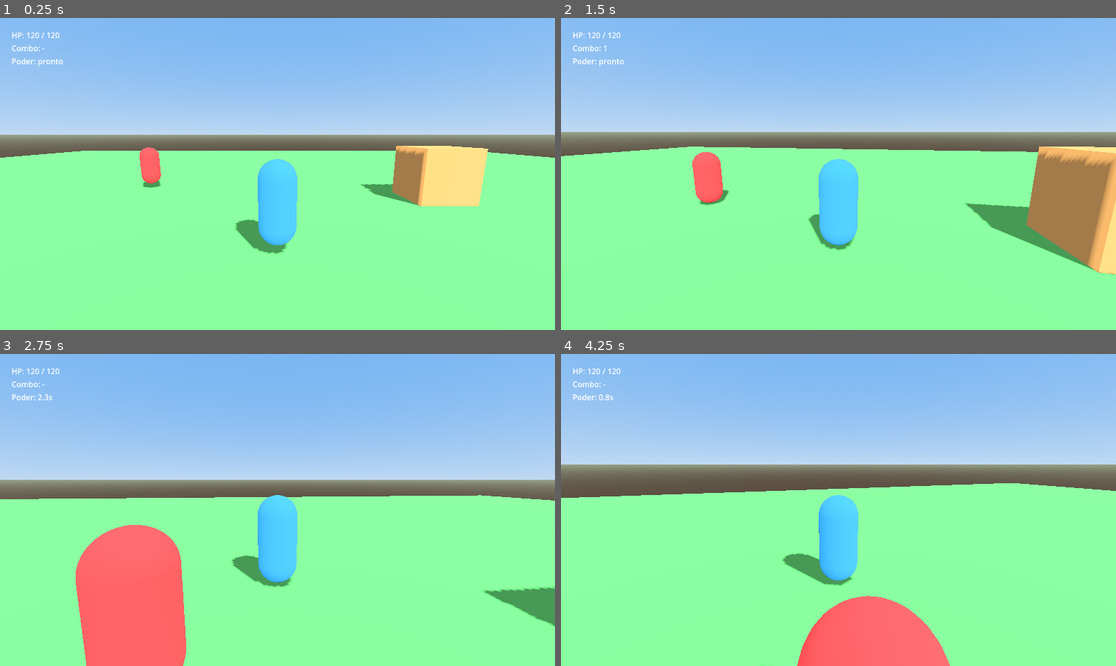
Above: before the commit, frames 1-4 (two rows, left to right).
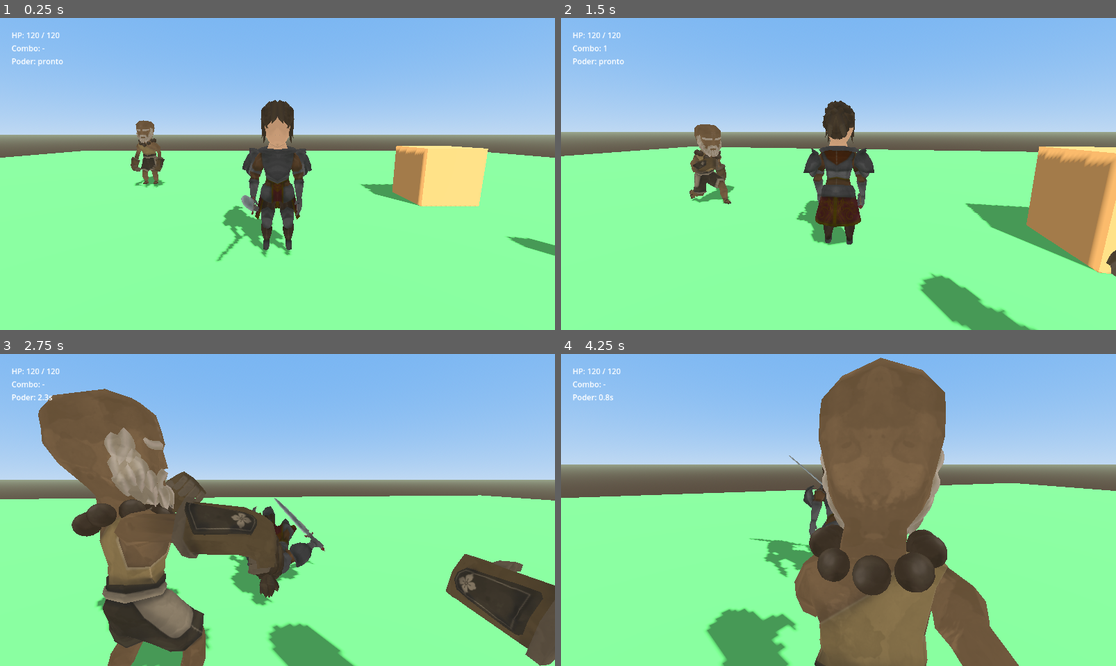
Above: after the commit, the same moments.

Repository: keshreact-afk/jogo-godot
Game: Godot game, scene res://scenes/Main.tscn
Two runs of this game, one before a commit and one after it. Both use one fixed random seed, a clock stepped at 60 frames per second and the inputs below.
Inputs (mouse positions are in pixels of both pictures, inside the frame that each line leads up to):
- Up to frame 1 (0.25 s): no input
- Up to frame 2 (1.5 s): move the mouse to (866, 174) at 0.52 s; press the mouse at (866, 174) at 0.53 s; hold W (move_forward) from 0.53 s (still down); tap Space (jump) at 0.77 s; move the mouse to (810, 174) at 1.27 s; release the mouse at (810, 174) at 1.28 s; click (810, 174) at 1.35 s
- Up to frame 3 (2.75 s): keep holding W (move_forward); tap Space (jump) at 1.52 s; move the mouse to (288, 503) at 2.02 s; hold Right mouse button (power_1) from 2.03 s (still down); click (288, 503) at 2.3 s
- Up to frame 4 (4.25 s): keep holding W (move_forward); move the mouse to (832, 516) at 2.77 s; release Right mouse button (power_1) at 2.78 s; click (832, 516) at 2.85 s; tap Space (jump) at 3.02, 3.77 s; move the mouse to (877, 513) at 3.52 s; press the mouse at (877, 513) at 3.53 s

The runs differ from the first frame. In frame 1, 5.2% of the frame differs, in the area x 23-100%, y 26-78%; in frame 2, 6.7%; in frame 3, 27%, in the area x 6-100%, y 11-100%; in frame 4, 27%.

Commit message:
Integra personagens animados (Quaternius, CC0) no lugar dos placeholders
Substitui as cápsulas/caixas de teste pelo modelo de personagem
definitivo em ambos, jogador e inimigo:

- Jogador usa o "Warrior" (guerreiro com espada) do pack RPG Characters
  da Quaternius (CC0 — ver CREDITS.md)
- Inimigo comum usa o "Monk" (monge desarmado) do mesmo pack
- Novo PlayerAnimation.gd / EnemyAnimation.gd: troca as animações
  automaticamente conforme o estado (parado, correndo, golpe de combo,
  poder, dano, morte), ligado aos sinais que já existiam no combate
- Combo agora usa os golpes reais do modelo: Sword_Attack, Sword_Attack2
  e Punch; o poder usa a animação Roll
- Inimigo alterna Attack/Attack2 e RecieveHit/RecieveHit_2 pra variar
- Adicionado @export model_facing_offset_degrees no Player.gd e no
  Enemy.gd — caso o personagem apareça de costas/de lado ao abrir no
  editor (não dá pra confirmar visualmente sem GPU/tela por aqui), é só
  ajustar esse valor (0 ou 180) em vez de mexer na lógica de movimento

Validado headless: reimportei o projeto do zero, chequei que os nós e
todos os nomes de animação usados no código batem exatamente com o que
o glTF importado expõe, e rodei o jogo de ponta a ponta sem erros nem
avisos.

Co-Authored-By: Claude Sonnet 5 <noreply@anthropic.com>
Claude-Session: https://claude.ai/code/session_011C1hrfUQtnwLmxJYy8tad6

Diff:
--- a/scenes/enemies/Enemy.tscn
+++ b/scenes/enemies/Enemy.tscn
@@ -1,19 +1,13 @@
-[gd_scene load_steps=8 format=3]
+[gd_scene load_steps=7 format=3]
 
 [ext_resource type="Script" path="res://scripts/enemies/Enemy.gd" id="1"]
 [ext_resource type="Script" path="res://scripts/common/Health.gd" id="2"]
+[ext_resource type="Script" path="res://scripts/enemies/EnemyAnimation.gd" id="3"]
+[ext_resource type="PackedScene" path="res://assets/characters/monk.gltf" id="4"]
 
 [sub_resource type="CapsuleShape3D" id="CapsuleShape3D_body"]
 radius = 0.4
 height = 1.7
-
-[sub_resource type="CapsuleMesh" id="CapsuleMesh_body"]
-radius = 0.4
-height = 1.7
-
-[sub_resource type="StandardMaterial3D" id="StandardMaterial3D_enemy"]
-albedo_color = Color(0.85, 0.25, 0.25, 1)
-diffuse_mode = 2
 
 [sub_resource type="BoxShape3D" id="BoxShape3D_attack"]
 size = Vector3(1.1, 1.2, 1.2)
@@ -26,13 +20,12 @@
 collision_mask = 1
 script = ExtResource("1")
 
-[node name="Model" type="MeshInstance3D" parent="."]
-position = Vector3(0, 0.85, 0)
-mesh = SubResource("CapsuleMesh_body")
-surface_material_override/0 = SubResource("StandardMaterial3D_enemy")
+[node name="Model" type="Node3D" parent="."]
+
+[node name="MonkModel" parent="Model" instance=ExtResource("4")]
 
 [node name="AttackArea" type="Area3D" parent="Model"]
-position = Vector3(0, 0.2, -0.9)
+position = Vector3(0, 1, -0.8)
 monitoring = true
 monitorable = false
 collision_layer = 0
@@ -58,3 +51,6 @@
 [node name="Health" type="Node" parent="."]
 script = ExtResource("2")
 max_health = 40.0
+
+[node name="Animation" type="Node" parent="."]
+script = ExtResource("3")
--- a/scenes/player/Player.tscn
+++ b/scenes/player/Player.tscn
@@ -1,20 +1,14 @@
-[gd_scene load_steps=8 format=3]
+[gd_scene load_steps=7 format=3]
 
 [ext_resource type="Script" path="res://scripts/player/Player.gd" id="1"]
 [ext_resource type="Script" path="res://scripts/player/PlayerCombat.gd" id="2"]
 [ext_resource type="Script" path="res://scripts/common/Health.gd" id="3"]
+[ext_resource type="Script" path="res://scripts/player/PlayerAnimation.gd" id="4"]
+[ext_resource type="PackedScene" path="res://assets/characters/warrior.gltf" id="5"]
 
 [sub_resource type="CapsuleShape3D" id="CapsuleShape3D_body"]
 radius = 0.4
 height = 1.8
-
-[sub_resource type="CapsuleMesh" id="CapsuleMesh_body"]
-radius = 0.4
-height = 1.8
-
-[sub_resource type="StandardMaterial3D" id="StandardMaterial3D_player"]
-albedo_color = Color(0.2, 0.55, 0.95, 1)
-diffuse_mode = 2
 
 [sub_resource type="BoxShape3D" id="BoxShape3D_hitbox"]
 size = Vector3(1.1, 1.2, 1.3)
@@ -24,13 +18,12 @@
 collision_mask = 1
 script = ExtResource("1")
 
-[node name="Model" type="MeshInstance3D" parent="."]
-position = Vector3(0, 0.9, 0)
-mesh = SubResource("CapsuleMesh_body")
-surface_material_override/0 = SubResource("StandardMaterial3D_player")
+[node name="Model" type="Node3D" parent="."]
+
+[node name="WarriorModel" parent="Model" instance=ExtResource("5")]
 
 [node name="AttackHitbox" type="Area3D" parent="Model"]
-position = Vector3(0, 0.2, -0.9)
+position = Vector3(0, 1, -0.8)
 monitoring = false
 monitorable = false
 collision_layer = 0
@@ -61,3 +54,6 @@
 
 [node name="Combat" type="Node" parent="."]
 script = ExtResource("2")
+
+[node name="Animation" type="Node" parent="."]
+script = ExtResource("4")
--- a/scripts/enemies/Enemy.gd
+++ b/scripts/enemies/Enemy.gd
@@ -12,6 +12,9 @@
 @export var attack_cooldown: float = 1.2
 @export var attack_range: float = 1.6
 @export var respawn_time: float = 4.0
+## Se o personagem aparecer de costas/de lado em relação a pra onde anda,
+## ajuste aqui (normalmente 0 ou 180) em vez de mexer no cálculo abaixo.
+@export var model_facing_offset_degrees: float = 0.0
 
 var gravity: float = ProjectSettings.get_setting("physics/3d/default_gravity", 9.8)
 var state: State = State.IDLE
@@ -24,6 +27,7 @@
 @onready var health: Health = $Health as Health
 @onready var detection_area: Area3D = $DetectionArea as Area3D
 @onready var attack_area: Area3D = $Model/AttackArea as Area3D
+@onready var animation: EnemyAnimation = $Animation as EnemyAnimation
 
 
 func _ready() -> void:
@@ -70,7 +74,7 @@
 	var dir := to_player.normalized()
 	velocity.x = dir.x * move_speed
 	velocity.z = dir.z * move_speed
-	var target_angle := atan2(dir.x, dir.z)
+	var target_angle := atan2(dir.x, dir.z) + deg_to_rad(model_facing_offset_degrees)
 	model.rotation.y = lerp_angle(model.rotation.y, target_angle, 10.0 * delta)
 
 
@@ -78,6 +82,7 @@
 	if _attack_timer > 0.0:
 		return
 	_attack_timer = attack_cooldown
+	animation.play_attack()
 	for body in attack_area.get_overlapping_bodies():
 		_apply_attack_damage(body)
 	await get_tree().create_timer(0.3).timeout
@@ -117,6 +122,7 @@
 	await get_tree().create_timer(respawn_time).timeout
 	global_position = _spawn_position
 	health.reset()
+	animation.reset()
 	visible = true
 	collision_layer = 4
 	collision_mask = 1
--- /dev/null
+++ b/scripts/enemies/EnemyAnimation.gd
@@ -0,0 +1,76 @@
+extends Node
+class_name EnemyAnimation
+## Toca as animações do inimigo comum (Monk, do pack CC0 da Quaternius —
+## ver CREDITS.md): parado, perseguindo, atacando, tomando dano e morrendo.
+
+const ATTACK_ANIMATIONS: Array[String] = ["Attack", "Attack2"]
+const HIT_ANIMATIONS: Array[String] = ["RecieveHit", "RecieveHit_2"]
+const DEATH_ANIMATION := "Death"
+const MOVE_ANIMATION := "Run"
+const IDLE_ANIMATION := "Idle"
+const MOVE_SPEED_THRESHOLD := 0.5
+
+@onready var enemy: CharacterBody3D = get_parent() as CharacterBody3D
+@onready var anim_player: AnimationPlayer = (
+	enemy.get_node("Model/MonkModel/AnimationPlayer") as AnimationPlayer
+)
+@onready var health: Health = enemy.get_node("Health") as Health
+
+var _action_playing: bool = false
+var _attack_index: int = 0
+var _hit_index: int = 0
+
+
+func _ready() -> void:
+	health.damaged.connect(_on_damaged)
+	health.died.connect(_on_died)
+	anim_player.animation_finished.connect(_on_animation_finished)
+
+	for anim_name in ATTACK_ANIMATIONS + HIT_ANIMATIONS + [DEATH_ANIMATION]:
+		var anim := anim_player.get_animation(anim_name)
+		if anim:
+			anim.loop_mode = Animation.LOOP_NONE
+
+	anim_player.play(IDLE_ANIMATION)
+
+
+func _process(_delta: float) -> void:
+	if _action_playing:
+		return
+
+	var horizontal_speed := Vector2(enemy.velocity.x, enemy.velocity.z).length()
+	var target := MOVE_ANIMATION if horizontal_speed > MOVE_SPEED_THRESHOLD else IDLE_ANIMATION
+	if anim_player.current_animation != target or not anim_player.is_playing():
+		anim_player.play(target)
+
+
+func play_attack() -> void:
+	var animation_name: String = ATTACK_ANIMATIONS[_attack_index]
+	_attack_index = (_attack_index + 1) % ATTACK_ANIMATIONS.size()
+	_play_action(animation_name)
+
+
+func reset() -> void:
+	_action_playing = false
+	anim_player.play(IDLE_ANIMATION)
+
+
+func _on_damaged(_amount: float, current: float) -> void:
+	if current <= 0.0:
+		return
+	var animation_name: String = HIT_ANIMATIONS[_hit_index]
+	_hit_index = (_hit_index + 1) % HIT_ANIMATIONS.size()
+	_play_action(animation_name)
+
+
+func _on_died() -> void:
+	_play_action(DEATH_ANIMATION)
+
+
+func _play_action(animation_name: String) -> void:
+	_action_playing = true
+	anim_player.play(animation_name)
+
+
+func _on_animation_finished(_anim_name: StringName) -> void:
+	_action_playing = false
--- a/scripts/player/Player.gd
+++ b/scripts/player/Player.gd
@@ -9,6 +9,9 @@
 @export var turn_speed: float = 12.0
 @export var camera_pitch_min_degrees: float = -60.0
 @export var camera_pitch_max_degrees: float = 20.0
+## Se o personagem aparecer de costas/de lado em relação a pra onde anda,
+## ajuste aqui (normalmente 0 ou 180) em vez de mexer no cálculo abaixo.
+@export var model_facing_offset_degrees: float = 0.0
 
 var gravity: float = ProjectSettings.get_setting("physics/3d/default_gravity", 9.8)
 
@@ -92,7 +95,7 @@
 	if move_dir.length() > 0.01:
 		velocity.x = move_dir.x * move_speed
 		velocity.z = move_dir.z * move_speed
-		var target_angle := atan2(move_dir.x, move_dir.z)
+		var target_angle := atan2(move_dir.x, move_dir.z) + deg_to_rad(model_facing_offset_degrees)
 		model.rotation.y = lerp_angle(model.rotation.y, target_angle, turn_speed * delta)
 	else:
 		velocity.x = move_toward(velocity.x, 0.0, move_speed)
--- /dev/null
+++ b/scripts/player/PlayerAnimation.gd
@@ -0,0 +1,83 @@
+extends Node
+class_name PlayerAnimation
+## Toca as animações do personagem (Warrior, do pack CC0 da Quaternius —
+## ver CREDITS.md) de acordo com o estado do jogador: parado, andando,
+## golpe de combo, poder, dano e morte.
+##
+## Se o personagem aparecer virado pro lado errado ao andar, ajuste
+## `model_facing_offset_degrees` no Player.gd (que é quem controla a
+## rotação do nó Model) em vez de mexer neste script.
+
+const COMBO_ANIMATIONS: Array[String] = ["Sword_Attack", "Sword_Attack2", "Punch"]
+const POWER_ANIMATION := "Roll"
+const HIT_ANIMATION := "RecieveHit"
+const DEATH_ANIMATION := "Death"
+const MOVE_ANIMATION := "Run"
+const IDLE_ANIMATION := "Idle"
+const MOVE_SPEED_THRESHOLD := 0.5
+
+@onready var player: CharacterBody3D = get_parent() as CharacterBody3D
+@onready var anim_player: AnimationPlayer = (
+	player.get_node("Model/WarriorModel/AnimationPlayer") as AnimationPlayer
+)
+@onready var combat: PlayerCombat = player.get_node("Combat") as PlayerCombat
+@onready var health: Health = player.get_node("Health") as Health
+
+var _action_playing: bool = false
+
+
+func _ready() -> void:
+	combat.combo_step_changed.connect(_on_combo_step_changed)
+	combat.power_used.connect(_on_power_used)
+	health.damaged.connect(_on_damaged)
+	health.died.connect(_on_died)
+	anim_player.animation_finished.connect(_on_animation_finished)
+
+	# Garante que golpes/poder/dano/morte tocam uma vez só, independente
+	# de como a animação foi marcada no arquivo original.
+	for anim_name in COMBO_ANIMATIONS + [POWER_ANIMATION, HIT_ANIMATION, DEATH_ANIMATION]:
+		var anim := anim_player.get_animation(anim_name)
+		if anim:
+			anim.loop_mode = Animation.LOOP_NONE
+
+	anim_player.play(IDLE_ANIMATION)
+
+
+func _process(_delta: float) -> void:
+	if _action_playing:
+		return
+
+	var horizontal_speed := Vector2(player.velocity.x, player.velocity.z).length()
+	var target := MOVE_ANIMATION if horizontal_speed > MOVE_SPEED_THRESHOLD else IDLE_ANIMATION
+	if anim_player.current_animation != target or not anim_player.is_playing():
+		anim_player.play(target)
+
+
+func _on_combo_step_changed(step: int) -> void:
+	if step <= 0:
+		return
+	var index: int = clampi(step - 1, 0, COMBO_ANIMATIONS.size() - 1)
+	_play_action(COMBO_ANIMATIONS[index])
+
+
+func _on_power_used() -> void:
+	_play_action(POWER_ANIMATION)
+
+
+func _on_damaged(_amount: float, current: float) -> void:
+	if current <= 0.0:
+		return
+	_play_action(HIT_ANIMATION)
+
+
+func _on_died() -> void:
+	_play_action(DEATH_ANIMATION)
+
+
+func _play_action(animation_name: String) -> void:
+	_action_playing = true
+	anim_player.play(animation_name)
+
+
+func _on_animation_finished(_anim_name: StringName) -> void:
+	_action_playing = false
Not shown, added: assets/characters/monk.gltf
Not shown, added: assets/characters/monk.gltf.import
Binary file added: assets/characters/monk_Monk_Texture.png
Not shown, added: assets/characters/monk_Monk_Texture.png.import
Not shown, added: assets/characters/warrior.gltf
Not shown, added: assets/characters/warrior.gltf.import
Binary file added: assets/characters/warrior_Warrior_Sword_Texture.png
Not shown, added: assets/characters/warrior_Warrior_Sword_Texture.png.import
Binary file added: assets/characters/warrior_Warrior_Texture.png
Not shown, added: assets/characters/warrior_Warrior_Texture.png.import
Not shown, added: CREDITS.md
